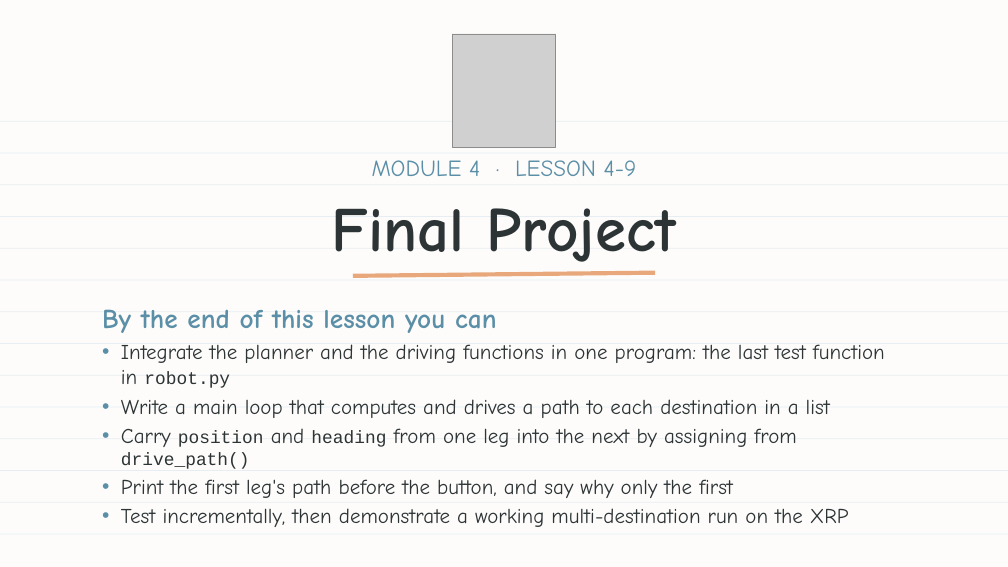
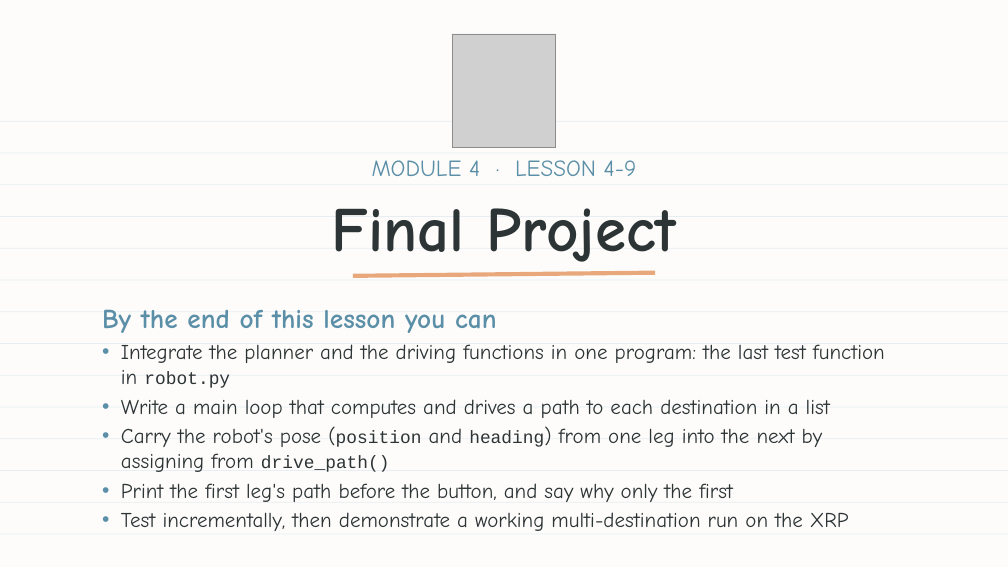
Before and after one commit to bradamiller/LearningPython, a slide deck: slide 1 of static/slides/module-04-manhattan/module-4-lesson-09-final-project.pptx. Drawn at 1008x567 pixels with LibreOffice and Linux fonts; fonts in the diff are those of the drawing; grey boxes stand for pictures. Boxes give left, top, right and bottom in pixels: in the first picture for what was removed or moved away, otherwise in the second. Text is boxed around its words. In the diff, an @@ line names an element or a change of style, - is before the commit and + after.

```diff
--- a/static/slides/module-04-manhattan/module-4-lesson-09-final-project.pptx
+++ b/static/slides/module-04-manhattan/module-4-lesson-09-final-project.pptx
@@ text at box(121, 428, 823, 472): text changed @@
-• Carry position and heading from one leg into the next by assigning from drive_path()
+• Carry the robot's pose (position and heading) from one leg into the next by assigning from drive_path()
```
Also in this commit, not shown: 21 other files.
